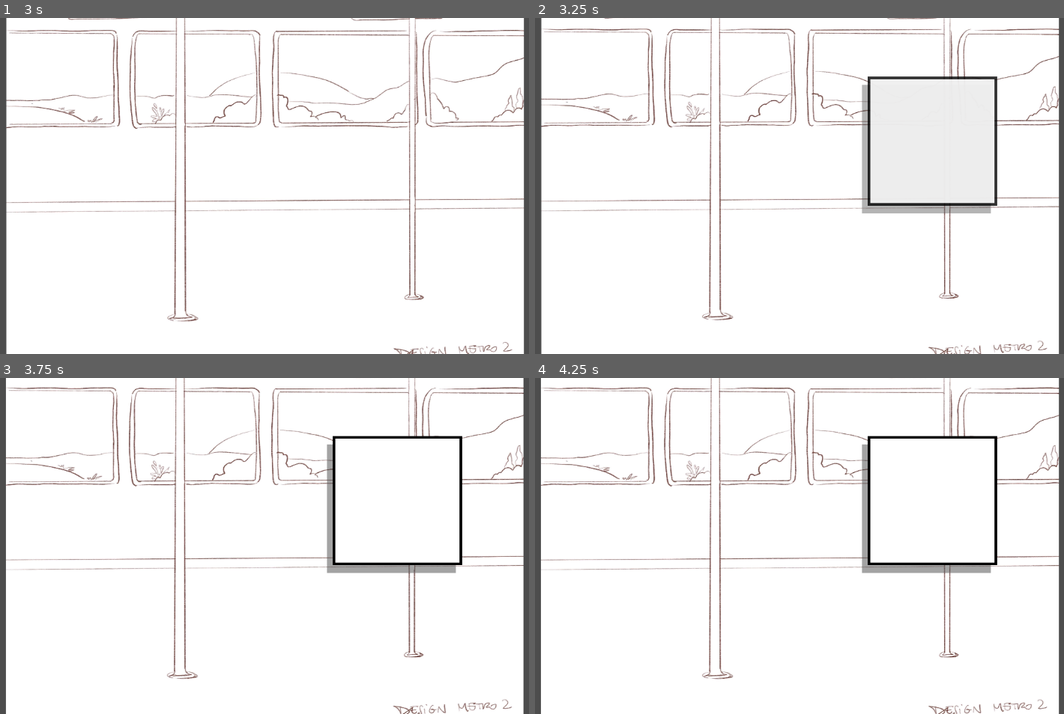
Above: before the commit, frames 1-4 (two rows, left to right).
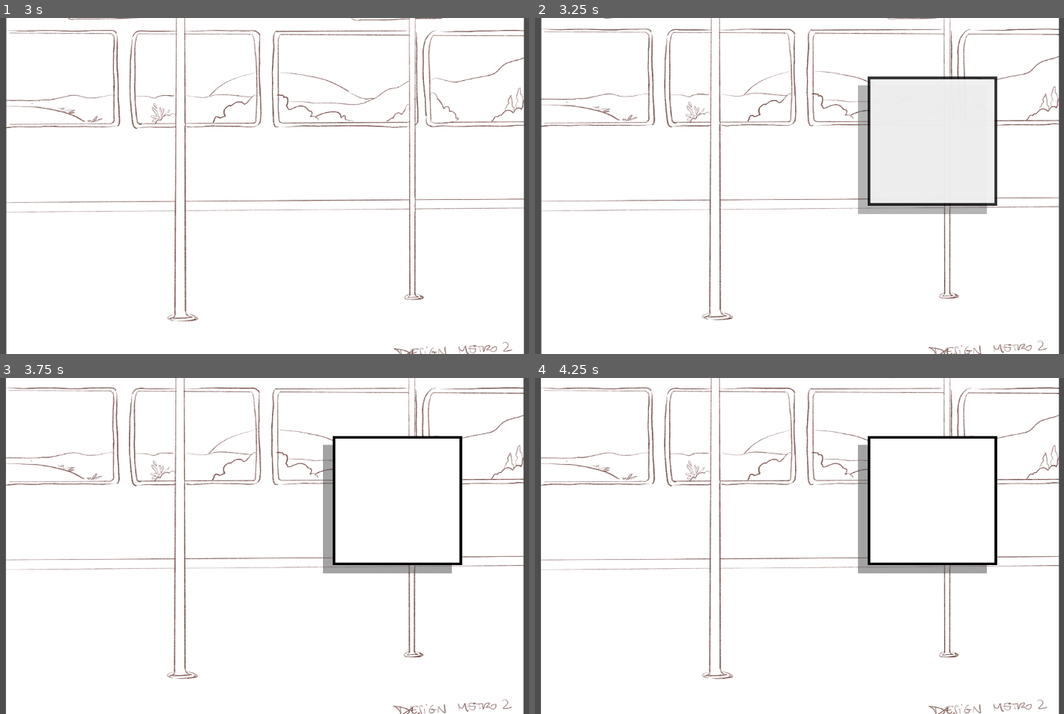
Above: after the commit, the same moments.

Repository: ohmlet-studio/ABugsLife
Game: Godot game, scene res://Scene/tramScene.tscn
Same seed, same stepped clock (60 frames per second), same inputs: the game is played once before the commit and once after it.
Inputs:
- Up to frame 1 (3 s): no input
- Up to frame 2 (3.25 s): no input
- Up to frame 3 (3.75 s): no input
- Up to frame 4 (4.25 s): no input

Frame 1 is identical in both runs. In frame 2, 0.4% of the frame differs, in the area x 61-87%, y 19-59%; in frame 3, 0.4%; in frame 4, 0.4%.

Commit message:
[WIP] phone

Diff:
--- a/Scene/InteractionPopup.tscn
+++ b/Scene/InteractionPopup.tscn
@@ -99,13 +99,21 @@
 [node name="InteractionPopup" type="Node2D"]
 script = ExtResource("1_u3xke")
 
+[node name="_DEBUG_BACKGROUND" type="ColorRect" parent="."]
+visible = false
+offset_left = -461.0
+offset_top = -138.0
+offset_right = -421.0
+offset_bottom = -98.0
+scale = Vector2(32.2528, 14.9475)
+
 [node name="Popup" type="Node2D" parent="."]
 
 [node name="Shadow" type="ColorRect" parent="Popup"]
-offset_left = -11.0001
-offset_top = 16.0
-offset_right = 236.8
-offset_bottom = 263.8
+offset_left = -19.0
+offset_top = 17.0
+offset_right = 228.8
+offset_bottom = 264.8
 color = Color(0.301961, 0.301961, 0.301961, 0.517647)
 
 [node name="PanelContainer" type="PanelContainer" parent="Popup"]
--- a/Scene/Tram/PhonePopup.tscn
+++ b/Scene/Tram/PhonePopup.tscn
@@ -1,5 +1,54 @@
-[gd_scene load_steps=2 format=3 uid="uid://c1oq7xevew5jw"]
+[gd_scene load_steps=5 format=3 uid="uid://c1oq7xevew5jw"]
 
 [ext_resource type="PackedScene" uid="uid://dg035xci6inme" path="res://Scene/InteractionPopup.tscn" id="1_aw7cm"]
+[ext_resource type="Script" uid="uid://cb7ukf042rdrn" path="res://Scene/Tram/phone_popup.gd" id="2_ccss7"]
+[ext_resource type="Script" uid="uid://bf8b7abk4j6jh" path="res://Scripts/Tram/PhoneInterface.gd" id="3_wp84m"]
+
+[sub_resource type="Theme" id="Theme_3slvu"]
 
 [node name="InteractionPopup" instance=ExtResource("1_aw7cm")]
+script = ExtResource("2_ccss7")
+
+[node name="Elements" type="Node2D" parent="Popup" index="2"]
+
+[node name="Phone" type="ColorRect" parent="Popup/Elements" index="0"]
+offset_left = 48.0
+offset_top = 28.0
+offset_right = 194.0
+offset_bottom = 222.0
+theme = SubResource("Theme_3slvu")
+color = Color(0.262932, 0.262932, 0.262932, 1)
+
+[node name="Notif" type="Node2D" parent="Popup/Elements" index="1"]
+position = Vector2(56, 38)
+script = ExtResource("3_wp84m")
+
+[node name="Notif" type="ColorRect" parent="Popup/Elements/Notif" index="0"]
+offset_right = 133.0
+offset_bottom = 41.0
+theme = SubResource("Theme_3slvu")
+color = Color(0.695503, 0.695503, 0.695503, 1)
+
+[node name="Notif2" type="ColorRect" parent="Popup/Elements/Notif" index="1"]
+offset_top = 45.0
+offset_right = 133.0
+offset_bottom = 86.0
+theme = SubResource("Theme_3slvu")
+color = Color(0.695503, 0.695503, 0.695503, 1)
+
+[node name="Notif3" type="ColorRect" parent="Popup/Elements/Notif" index="2"]
+offset_top = 90.0
+offset_right = 133.0
+offset_bottom = 131.0
+theme = SubResource("Theme_3slvu")
+color = Color(0.695503, 0.695503, 0.695503, 1)
+
+[node name="Leg" type="ColorRect" parent="Popup/Elements" index="2"]
+offset_left = 137.0
+offset_top = 44.0
+offset_right = 168.0
+offset_bottom = 283.0
+rotation = -0.225498
+pivot_offset = Vector2(15.2884, 219.961)
+theme = SubResource("Theme_3slvu")
+color = Color(0.650618, 0.412791, 0.15247, 1)
--- /dev/null
+++ b/Scene/Tram/phone_popup.gd
@@ -0,0 +1 @@
+extends Interaction
--- a/Scene/tramScene.tscn
+++ b/Scene/tramScene.tscn
@@ -4,6 +4,21 @@
 [ext_resource type="Script" uid="uid://b7bwv7hvwye3y" path="res://Scripts/tram_scene.gd" id="1_e6itl"]
 [ext_resource type="Script" uid="uid://wusueic5wnd8" path="res://Scripts/Tram/interactions.gd" id="3_1s6la"]
 [ext_resource type="PackedScene" uid="uid://dg035xci6inme" path="res://Scene/InteractionPopup.tscn" id="3_xjeqg"]
+
+[sub_resource type="Animation" id="Animation_xjeqg"]
+length = 0.001
+tracks/0/type = "value"
+tracks/0/imported = false
+tracks/0/enabled = true
+tracks/0/path = NodePath("..:position")
+tracks/0/interp = 1
+tracks/0/loop_wrap = true
+tracks/0/keys = {
+"times": PackedFloat32Array(0),
+"transitions": PackedFloat32Array(1),
+"update": 0,
+"values": [Vector2(0, 0)]
+}
 
 [sub_resource type="Animation" id="Animation_e6itl"]
 resource_name = "TramMovement"
@@ -20,21 +35,6 @@
 "transitions": PackedFloat32Array(1, 1, 1, 1, 1, 1, 1, 1, 1),
 "update": 0,
 "values": [Vector2(0, 0), Vector2(1, -2), Vector2(-1, -3), Vector2(0, 4), Vector2(2, 1), Vector2(-2, -1), Vector2(1, 4), Vector2(0, -2), Vector2(0, 0)]
-}
-
-[sub_resource type="Animation" id="Animation_xjeqg"]
-length = 0.001
-tracks/0/type = "value"
-tracks/0/imported = false
-tracks/0/enabled = true
-tracks/0/path = NodePath("..:position")
-tracks/0/interp = 1
-tracks/0/loop_wrap = true
-tracks/0/keys = {
-"times": PackedFloat32Array(0),
-"transitions": PackedFloat32Array(1),
-"update": 0,
-"values": [Vector2(0, 0)]
 }
 
 [sub_resource type="AnimationLibrary" id="AnimationLibrary_1s6la"]
--- /dev/null
+++ b/Scripts/Tram/PhoneInterface.gd
@@ -0,0 +1,15 @@
+extends Node2D
+
+var notifications: Array = [
+	$Notif,
+	$Notif2,
+	$Notif3
+]
+
+func move_notif_up(notif_node):
+	var tween = create_tween()
+	for sprite in get_children():
+		tween.tween_property(sprite, "position", Vector2(0, 0), 1)
+
+
+func swipe_notif_away(notif_node):
--- a/Scripts/interaction_popup.gd
+++ b/Scripts/interaction_popup.gd
@@ -1,10 +1,9 @@
 extends Node2D
+class_name Interaction
 
 @onready var animation_player = $AnimationPlayer
+
 signal action_completed
-
-func _init() -> void:
-	self.hide()
 
 func _process(delta: float) -> void:
 	pass
Not shown, added: Scene/Tram/phone_popup.gd.uid
Not shown, added: Scripts/Tram/PhoneInterface.gd.uid
